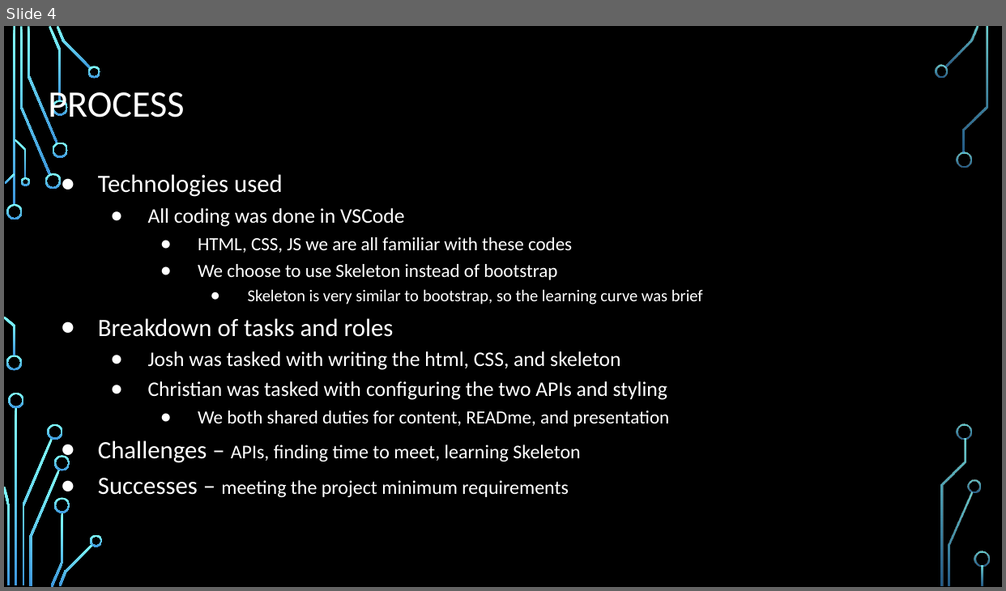
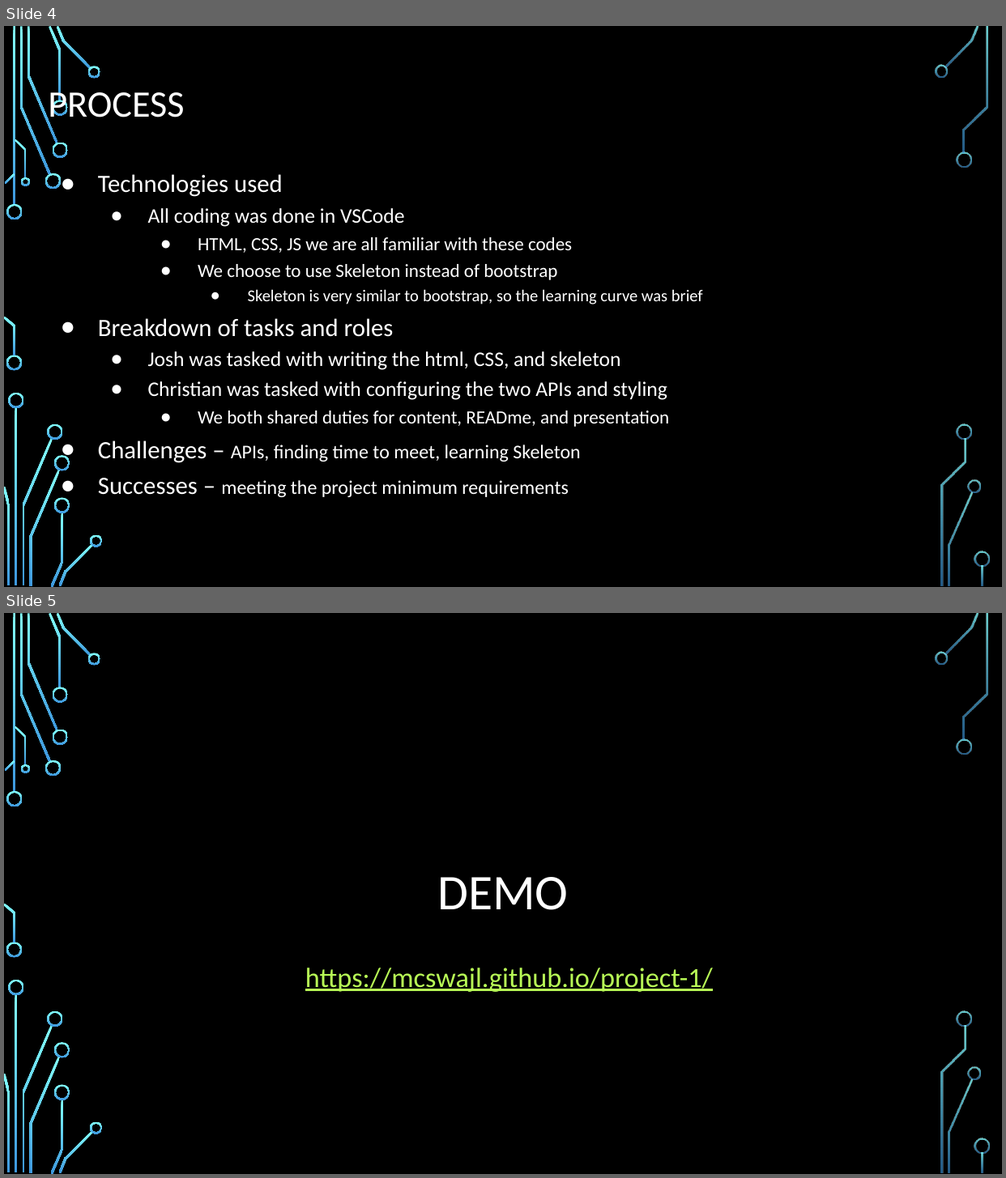
Before and after one commit to mcswajl/project-1, a slide deck: Project Presentation.pptx. Shown one above the other, each under a label of ours: slide 4 before the commit, slides 4 and 5 after it. The pictures are 1006x591 and 1006x1178 pixels, drawn with LibreOffice and Linux fonts; fonts in the diff are those of the drawing; background and template pictures are left out. Boxes give left, top, right and bottom in pixels: in the first picture for what was removed or moved away, otherwise in the second. Text is boxed around its words. In the diff, an @@ line names an element or a change of style, - is before the commit and + after.

```diff
--- a/Project Presentation.pptx
+++ b/Project Presentation.pptx
@@ slide 5 added at [4, 613, 1002, 1174], background picture (left out); not listed: 36 template elements that a slide beside it also shows @@
@@ title added at [437, 877, 568, 910], 36 pt, text #FFFFFF @@
+DEMO
@@ text added at [305, 968, 713, 992], 20 pt, text #B8FA56, underline @@
+  https://mcswajl.github.io/project-1/
```
Also in this commit, not shown: 4 slides changed, 1 slide removed, 3 other files.
